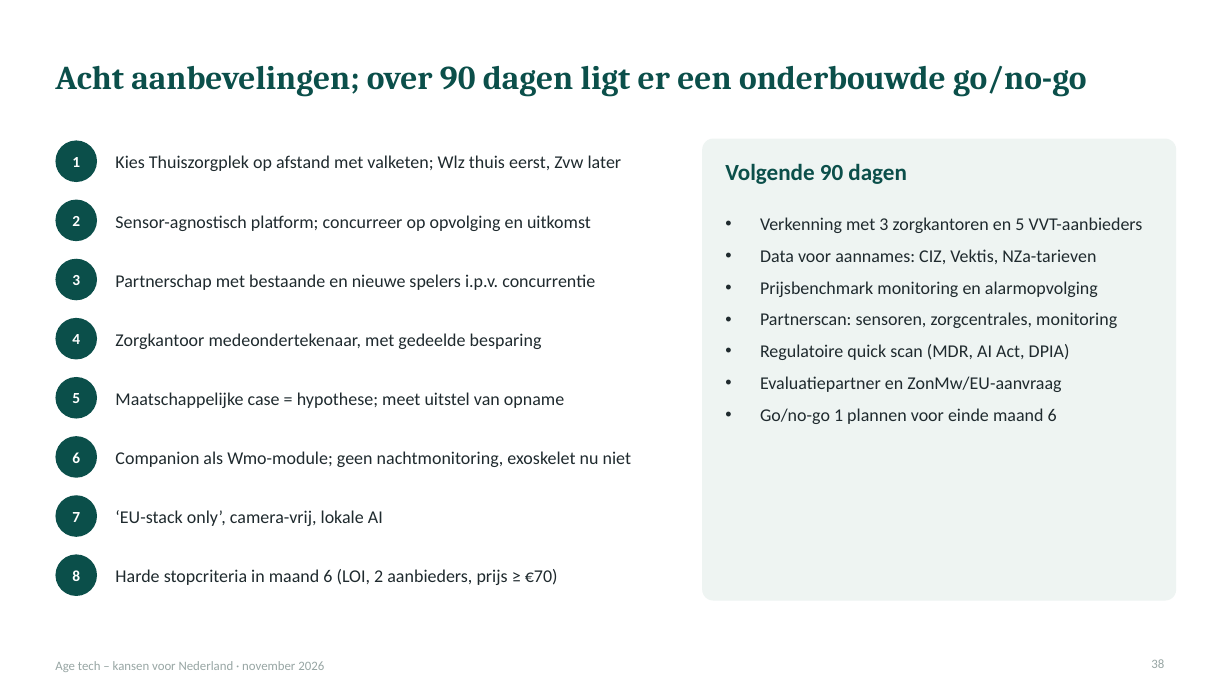
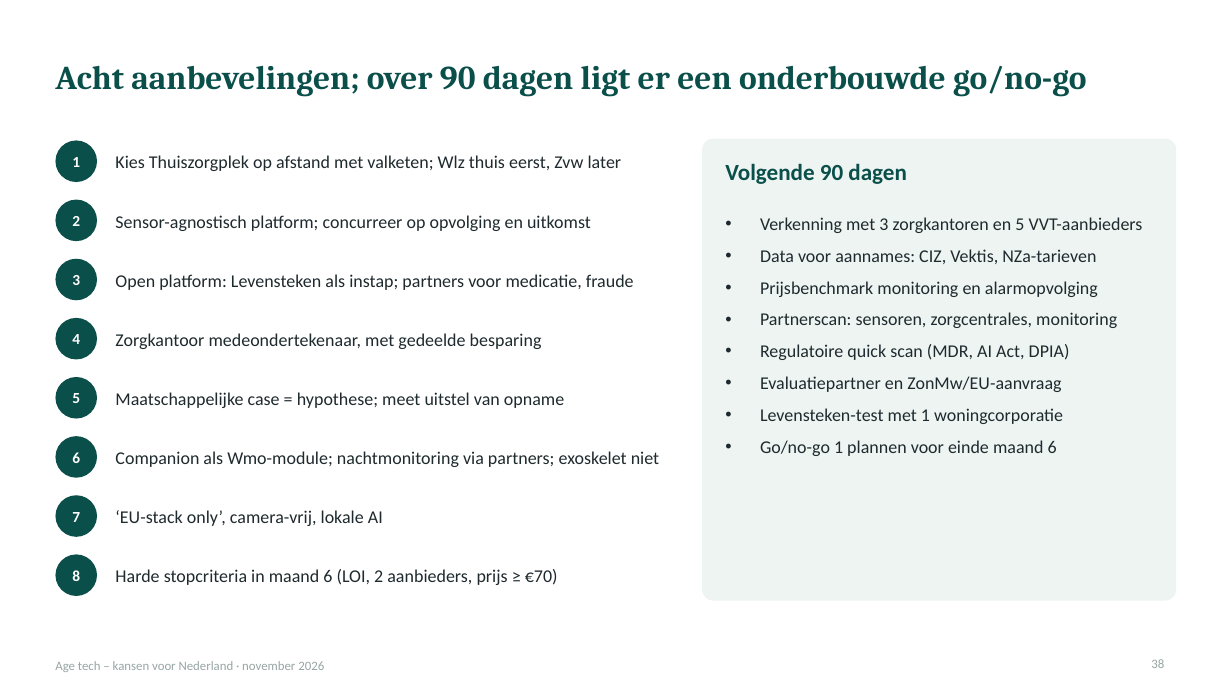
Before and after one commit to robruijn/Four-Seasons-Rome-2026, a slide deck: slide 38 of AgeTech_kansen_Nederland.pptx. Drawn at 1232x693 pixels with LibreOffice and Linux fonts; fonts in the diff are those of the drawing. Boxes give left, top, right and bottom in pixels: in the first picture for what was removed or moved away, otherwise in the second. Text is boxed around its words. In the diff, an @@ line names an element or a change of style, - is before the commit and + after.

```diff
--- a/AgeTech_kansen_Nederland.pptx
+++ b/AgeTech_kansen_Nederland.pptx
@@ text at [115,274,634,290]: text changed @@
-Partnerschap met bestaande en nieuwe spelers i.p.v. concurrentie
+Open platform: Levensteken als instap; partners voor medicatie, fraude
@@ text at [760,408,1063,424]: paragraph added @@
+• Levensteken-test met 1 woningcorporatie
@@ text at [115,451,659,467]: text changed @@
-Companion als Wmo-module; geen nachtmonitoring, exoskelet nu niet
+Companion als Wmo-module; nachtmonitoring via partners; exoskelet niet
```
Also in this commit, not shown: 13 other slides changed.
